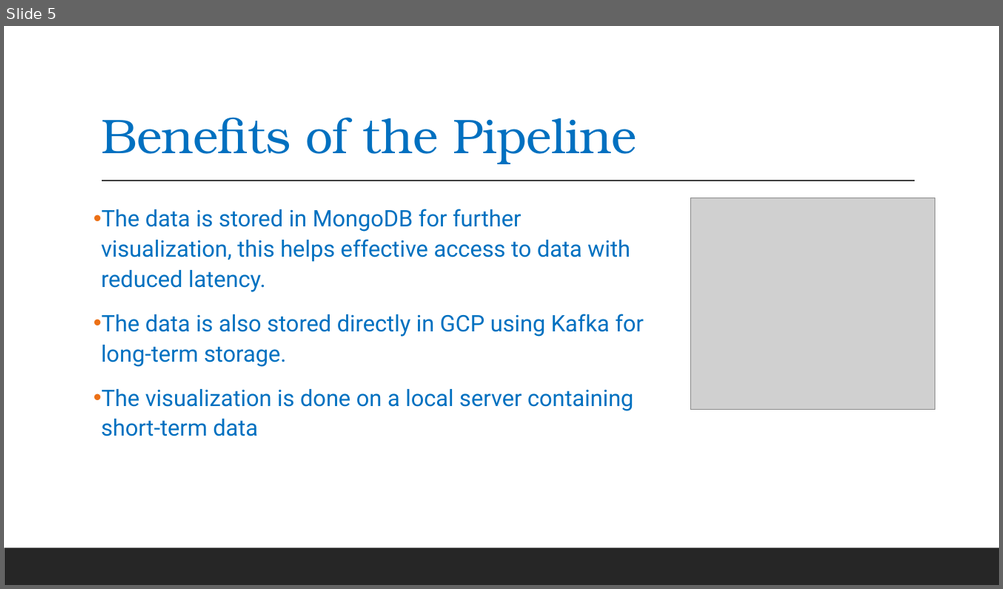
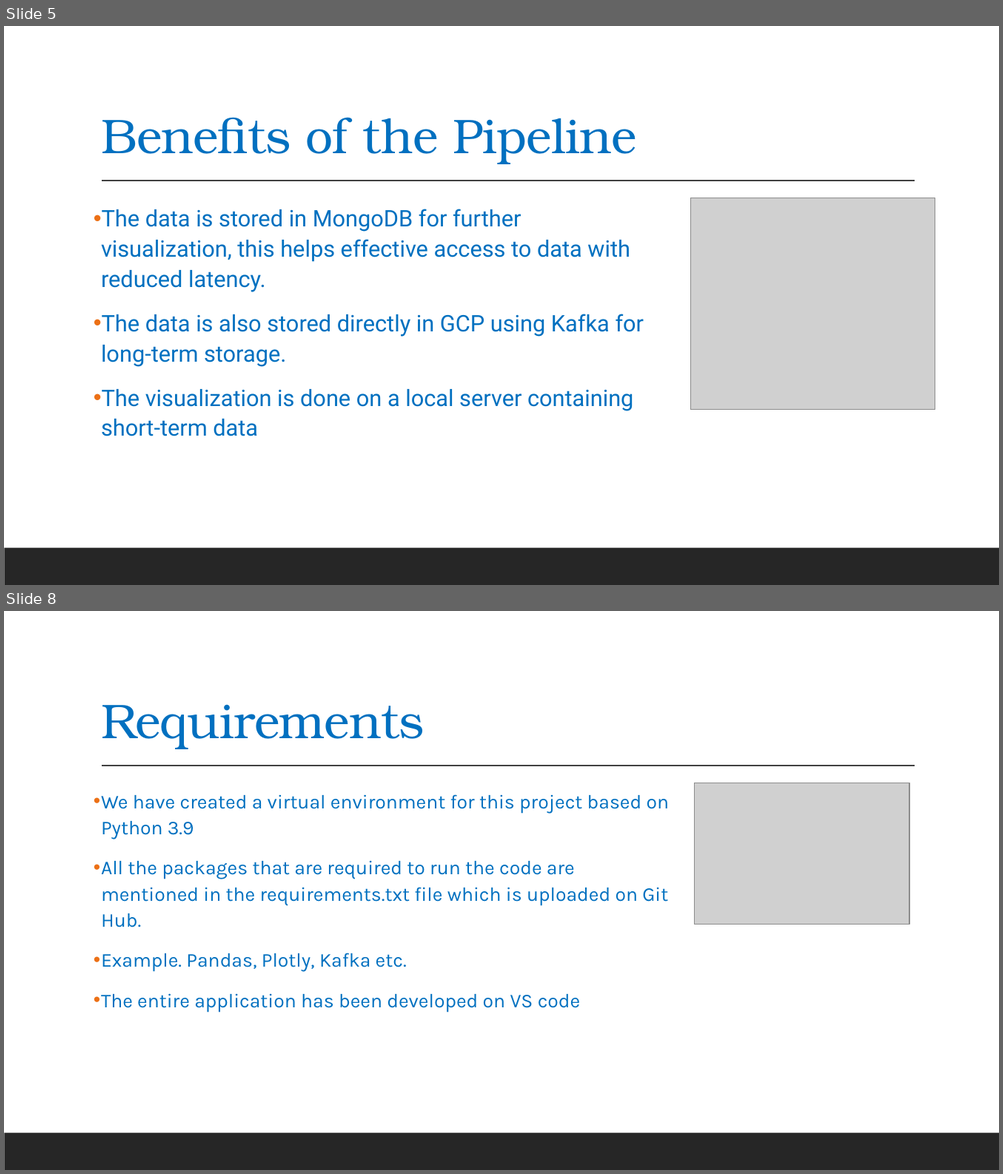
Before and after one commit to Rohaan28/Data_Engineering_Project, a slide deck: Data Engineering 2.pptx. Shown one above the other, each under a label of ours: slide 5 before the commit, slides 5 and 8 after it; the slides between them are not shown. The pictures are 1003x589 and 1003x1174 pixels, drawn with LibreOffice and Linux fonts; fonts in the diff are those of the drawing; grey boxes stand for pictures. Boxes give left, top, right and bottom in pixels: in the first picture for what was removed or moved away, otherwise in the second. Text is boxed around its words. In the diff, an @@ line names an element or a change of style, - is before the commit and + after.

```diff
--- a/Data Engineering 2.pptx
+++ b/Data Engineering 2.pptx
@@ slide 8 added at (x1=4, y1=611, x2=999, y2=1170), background #FFFFFF; not listed: 2 template elements that a slide beside it also shows @@
@@ title added at (x1=101, y1=704, x2=424, y2=749), 47 pt, text #0070C0 @@
+Requirements
@@ picture added at (x1=694, y1=783, x2=910, y2=925) @@
@@ text added at (x1=101, y1=795, x2=669, y2=1013), 19 pt, text #0070C0 @@
+• We have created a virtual environment for this project based on Python 3.9
+• All the packages that are required to run the code are mentioned in the requirements.txt file which is uploaded on Git Hub.
+• Example. Pandas, Plotly, Kafka etc.
+• The entire application has been developed on VS code
```
Also in this commit, not shown: 3 slides changed, 3 other slides added, 2 slides removed.
